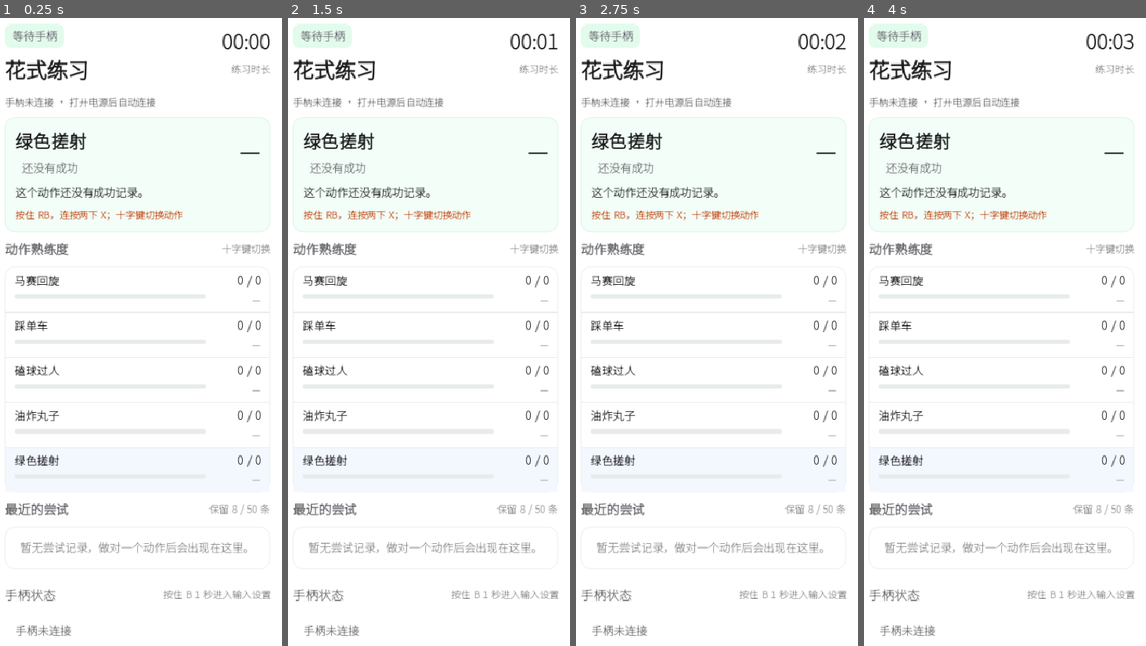
Above: before the commit, frames 1-4 (left to right).
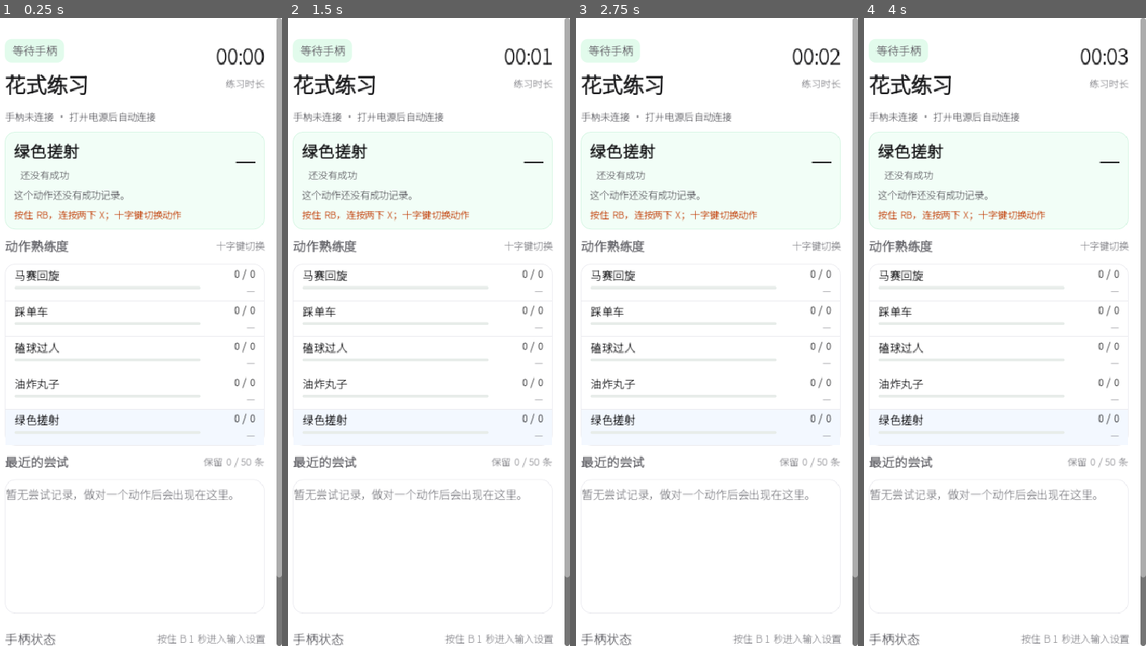
Above: after the commit, the same moments.

Repository: romejiang/fifa-trainer
Game: Godot game, scene res://src/ui/main.tscn
Same seed, same stepped clock (60 frames per second), same inputs: the game is played once before the commit and once after it.
Inputs (mouse positions are in pixels of both pictures, inside the frame that each line leads up to):
- Up to frame 1 (0.25 s): no input
- Up to frame 2 (1.5 s): tap Enter at 0.5 s; move the mouse to (488, 300) at 0.52 s; tap B at 0.6, 1.35 s; click (488, 300) at 0.67 s; tap Space at 1.25 s; move the mouse to (366, 363) at 1.27 s; hold A from 1.28 s (still down); click (366, 363) at 1.42 s
- Up to frame 3 (2.75 s): tap Enter at 2 s; move the mouse to (742, 193) at 2.02 s; release A at 2.03 s; tap B at 2.1 s; click (742, 193) at 2.17 s
- Up to frame 4 (4 s): tap Space at 2.75 s; move the mouse to (988, 457) at 2.77 s; tap B at 2.85, 3.6 s; click (988, 457) at 2.92 s; tap Enter at 3.5 s; move the mouse to (1089, 426) at 3.52 s; hold A from 3.53 s (still down); click (1089, 426) at 3.67 s

The runs differ from the first frame. In frame 1, 13% of the frame differs, in the area x 1-100%, y 0-100%; in frame 2, 13%; in frame 3, 13%; in frame 4, 13%.

Commit message:
feat(05): 主界面可滚动 + 最近尝试内部滚动 + 失败原因/颜色 + 摇杆指示器
- 外层 ScrollContainer 支持整页滑动；装饰卡片 mouse_filter=IGNORE，避免吞事件
- 最近尝试固定 50 条、卡内滚动；成功绿 / 失败红，失败行第二行显示原因
- 底部手柄状态卡补左右摇杆指示器（圆 + 十字 + 跟手点）
- 英雄卡与动作行高度压缩；保留 0/50 动态计数

Diff:
--- a/mobile/src/ui/home_screen.gd
+++ b/mobile/src/ui/home_screen.gd
@@ -22,7 +22,7 @@
 ## 10 Hz：够读清摇杆与计数，也不会让文本整形占满一帧。
 const REFRESH_SECONDS := 0.1
 ## 最近的尝试只保留最近 8 条（设计稿的「保留 8 / 50 条」）。
-const ATTEMPT_LIMIT := 8
+const ATTEMPT_LIMIT := 50
 ## 熟练度进度条的目标次数（设计稿的 10 次目标）。
 const SKILL_TARGET := 10
 ## 摇杆低于这个幅度算「回中」；与引擎的 IDLE_STICK 同值，便于人读。
@@ -56,6 +56,9 @@
 @onready var _attempts: VBoxContainer = %Attempts
 @onready var _pad: PanelContainer = %Pad
 @onready var _pad_text: Label = %PadText
+@onready var _attempts_hint: Label = %AttemptsHint
+@onready var _ls_stick: StickIndicator = %LsStick
+@onready var _rs_stick: StickIndicator = %RsStick
 
 var _runtime: GestureEngine = null
 var _buffer: PadStateBuffer = null
@@ -85,6 +88,7 @@
 var _attempt_times: Array[Label] = []
 var _attempt_names: Array[Label] = []
 var _attempt_ms: Array[Label] = []
+var _attempt_reasons: Array[Label] = []
 var _attempt_empty: Label = null
 
 
@@ -93,7 +97,7 @@
 class AttemptLog:
 	extends RefCounted
 
-	const LIMIT := 8
+	const LIMIT := 50
 
 	var rows: Array[Dictionary] = []
 	var shown_seq: int = 0
@@ -109,6 +113,7 @@
 			"ms": outcome.elapsed_ms,
 			"ok": outcome.ok,
 			"code": outcome.code,
+			"message": outcome.message,
 		})
 		while rows.size() > LIMIT:
 			rows.pop_back()
@@ -133,6 +138,39 @@
 		_hero_name.add_theme_font_override("font", bold)
 		%SkillsTitle.add_theme_font_override("font", bold)
 		%AttemptsTitle.add_theme_font_override("font", bold)
+	_configure_scrolling()
+
+
+## 卡片默认 `mouse_filter = STOP`，会吞掉拖拽事件，外层 ScrollContainer 就永远
+## 滚不动。把所有装饰性节点改成 IGNORE，只让内层「最近尝试」列表保留 STOP 自行滚动。
+func _configure_scrolling() -> void:
+	var scroll := get_node_or_null("Scroll")
+	if scroll == null:
+		return
+	var margin := scroll.get_node_or_null("Margin")
+	if margin == null:
+		return
+	_make_children_ignore(margin)
+
+
+func _make_children_ignore(node: Node) -> void:
+	for child in node.get_children():
+		if not (child is Control):
+			continue
+		if child.name == "AttemptsScroll":
+			child.mouse_filter = Control.MOUSE_FILTER_STOP
+			for sub in child.get_children():
+				_ignore_deep(sub)
+			continue
+		child.mouse_filter = Control.MOUSE_FILTER_IGNORE
+		_make_children_ignore(child)
+
+
+func _ignore_deep(node: Node) -> void:
+	if node is Control:
+		node.mouse_filter = Control.MOUSE_FILTER_IGNORE
+	for child in node.get_children():
+		_ignore_deep(child)
 
 
 ## 依赖唯一入口。组合根进入练习时调用；本屏不读设备、不推进判定。
@@ -253,6 +291,10 @@
 	_hero_state.add_theme_color_override("font_color", _hero_state_color(outcome))
 	_hero_ms.text = hero_ms_text(outcome)
 	_hero_tip.text = hero_tip_text(outcome)
+	if outcome == null:
+		_hero_tip.add_theme_color_override("font_color", COLOR_TEXT_2)
+	else:
+		_hero_tip.add_theme_color_override("font_color", COLOR_GREEN_DEEP if outcome.ok else COLOR_FAILURE)
 	_hero_hint.text = hint_for(skill, _layout)
 
 
@@ -286,10 +328,17 @@
 		_attempt_rows[index].visible = index < count
 	for index in count:
 		var entry: Dictionary = _log.rows[index]
+		var ok := bool(entry.get("ok", false))
 		_attempt_times[index].text = String(entry.get("time", ""))
 		_attempt_names[index].text = split_name(String(entry.get("skill", "")))[0]
 		_attempt_ms[index].text = "%d ms" % int(round(float(entry.get("ms", 0.0))))
+		_attempt_names[index].add_theme_color_override("font_color", COLOR_GREEN_DEEP if ok else COLOR_FAILURE)
+		_attempt_ms[index].add_theme_color_override("font_color", COLOR_GREEN_DEEP if ok else COLOR_FAILURE)
+		var reason := String(entry.get("message", ""))
+		_attempt_reasons[index].text = reason
+		_attempt_reasons[index].visible = not ok and not reason.is_empty()
 	_attempt_empty.visible = count == 0
+	_attempts_hint.text = "保留 %d / %d 条" % [count, ATTEMPT_LIMIT]
 
 
 ## 底部手柄状态卡：左/右摇杆当前原始值与连接状态。
@@ -300,6 +349,8 @@
 	if _buffer != null:
 		ls = Vector2(_buffer.axis_value(0), _buffer.axis_value(1))
 		rs = Vector2(_buffer.axis_value(2), _buffer.axis_value(3))
+	_ls_stick.set_value(ls)
+	_rs_stick.set_value(rs)
 	_pad_text.text = pad_text(connected, ls, rs)
 
 
@@ -326,13 +377,13 @@
 		box.add_theme_constant_override("separation", 10)
 		var main := VBoxContainer.new()
 		main.size_flags_horizontal = Control.SIZE_EXPAND_FILL
-		main.add_theme_constant_override("separation", 5)
+		main.add_theme_constant_override("separation", 1)
 		var name_label := Label.new()
 		name_label.add_theme_font_size_override("font_size", 15)
 		name_label.add_theme_color_override("font_color", COLOR_TEXT)
 		name_label.text_overrun_behavior = TextServer.OVERRUN_TRIM_ELLIPSIS
 		var bar := ProgressBar.new()
-		bar.custom_minimum_size = Vector2(0, 6)
+		bar.custom_minimum_size = Vector2(0, 4)
 		bar.max_value = float(SKILL_TARGET)
 		bar.show_percentage = false
 		bar.add_theme_stylebox_override("background", _bar_style(Color("#E7ECE9")))
@@ -341,11 +392,11 @@
 		side.custom_minimum_size = Vector2(64, 0)
 		side.add_theme_constant_override("separation", 1)
 		var ratio := Label.new()
-		ratio.add_theme_font_size_override("font_size", 15)
+		ratio.add_theme_font_size_override("font_size", 13)
 		ratio.add_theme_color_override("font_color", COLOR_TEXT)
 		ratio.horizontal_alignment = HORIZONTAL_ALIGNMENT_RIGHT
 		var recent := Label.new()
-		recent.add_theme_font_size_override("font_size", 13)
+		recent.add_theme_font_size_override("font_size", 12)
 		recent.add_theme_color_override("font_color", COLOR_TEXT_3)
 		recent.horizontal_alignment = HORIZONTAL_ALIGNMENT_RIGHT
 		main.add_child(name_label)
@@ -380,18 +431,20 @@
 	_attempt_empty.add_theme_color_override("font_color", COLOR_TEXT_3)
 	_attempt_empty.text = "暂无尝试记录，做对一个动作后会出现在这里。"
 	_attempt_empty.horizontal_alignment = HORIZONTAL_ALIGNMENT_CENTER
-	_attempt_empty.custom_minimum_size = Vector2(0, 56)
+	_attempt_empty.custom_minimum_size = Vector2(0, 40)
 	_attempt_empty.vertical_alignment = VERTICAL_ALIGNMENT_CENTER
 	_attempts.add_child(_attempt_empty)
 	for index in ATTEMPT_LIMIT:
 		var panel := PanelContainer.new()
 		panel.add_theme_stylebox_override("panel", _attempt_style(index == ATTEMPT_LIMIT - 1))
+		var box := VBoxContainer.new()
+		box.add_theme_constant_override("separation", 0)
 		var row := HBoxContainer.new()
-		row.add_theme_constant_override("separation", 10)
+		row.add_theme_constant_override("separation", 8)
 		var stamp := Label.new()
 		stamp.add_theme_font_size_override("font_size", 13)
 		stamp.add_theme_color_override("font_color", COLOR_TEXT_3)
-		stamp.custom_minimum_size = Vector2(84, 0)
+		stamp.custom_minimum_size = Vector2(72, 0)
 		var name_label := Label.new()
 		name_label.add_theme_font_size_override("font_size", 15)
 		name_label.add_theme_color_override("font_color", COLOR_TEXT)
@@ -401,15 +454,23 @@
 		ms.add_theme_font_size_override("font_size", 15)
 		ms.add_theme_color_override("font_color", COLOR_TEXT)
 		ms.horizontal_alignment = HORIZONTAL_ALIGNMENT_RIGHT
+		var reason := Label.new()
+		reason.add_theme_font_size_override("font_size", 12)
+		reason.add_theme_color_override("font_color", COLOR_FAILURE)
+		reason.text_overrun_behavior = TextServer.OVERRUN_TRIM_ELLIPSIS
+		reason.visible = false
 		row.add_child(stamp)
 		row.add_child(name_label)
 		row.add_child(ms)
-		panel.add_child(row)
+		box.add_child(row)
+		box.add_child(reason)
+		panel.add_child(box)
 		_attempts.add_child(panel)
 		_attempt_rows.append(panel)
 		_attempt_times.append(stamp)
 		_attempt_names.append(name_label)
 		_attempt_ms.append(ms)
+		_attempt_reasons.append(reason)
 
 
 func _row_style(focused: bool, first: bool, last: bool) -> StyleBoxFlat:
@@ -417,8 +478,8 @@
 	style.bg_color = COLOR_ROW_FOCUS if focused else Color(0, 0, 0, 0)
 	style.content_margin_left = 12.0
 	style.content_margin_right = 12.0
-	style.content_margin_top = 5.0
-	style.content_margin_bottom = 5.0
+	style.content_margin_top = 2.0
+	style.content_margin_bottom = 2.0
 	if not first:
 		style.border_width_top = 1
 		style.border_color = Color("#ECECF0")
@@ -429,8 +490,8 @@
 	var style := StyleBoxFlat.new()
 	style.content_margin_left = 12.0
 	style.content_margin_right = 12.0
-	style.content_margin_top = 3.0
-	style.content_margin_bottom = 3.0
+	style.content_margin_top = 2.0
+	style.content_margin_bottom = 2.0
 	if not last:
 		style.border_width_bottom = 1
 		style.border_color = Color("#ECECF0")
--- a/mobile/src/ui/home_screen.tscn
+++ b/mobile/src/ui/home_screen.tscn
@@ -1,6 +1,7 @@
-[gd_scene load_steps=6 format=3]
+[gd_scene load_steps=7 format=3]
 
 [ext_resource type="Script" path="res://src/ui/home_screen.gd" id="1_home"]
+[ext_resource type="Script" path="res://src/ui/stick_indicator.gd" id="2_stick"]
 
 [sub_resource type="StyleBoxFlat" id="StyleBoxFlat_card"]
 bg_color = Color(1, 1, 1, 1)
@@ -15,10 +16,10 @@
 corner_radius_bottom_left = 14
 
 [sub_resource type="StyleBoxFlat" id="StyleBoxFlat_hero"]
-content_margin_left = 14.0
-content_margin_top = 12.0
-content_margin_right = 14.0
-content_margin_bottom = 12.0
+content_margin_left = 12.0
+content_margin_top = 8.0
+content_margin_right = 12.0
+content_margin_bottom = 8.0
 bg_color = Color(0.94902, 0.996078, 0.968627, 1)
 border_width_left = 1
 border_width_top = 1
@@ -70,57 +71,63 @@
 grow_vertical = 2
 color = Color(1, 1, 1, 1)
 
-[node name="Margin" type="MarginContainer" parent="."]
+[node name="Scroll" type="ScrollContainer" parent="."]
 layout_mode = 1
 anchors_preset = 15
 anchor_right = 1.0
 anchor_bottom = 1.0
 grow_horizontal = 2
 grow_vertical = 2
+horizontal_scroll_mode = 0
+vertical_scroll_mode = 1
+
+[node name="Margin" type="MarginContainer" parent="Scroll"]
+layout_mode = 2
+size_flags_horizontal = 3
 theme_override_constants/margin_left = 16
 theme_override_constants/margin_top = 28
 theme_override_constants/margin_right = 16
 theme_override_constants/margin_bottom = 16
 
-[node name="Root" type="VBoxContainer" parent="Margin"]
-layout_mode = 2
-theme_override_constants/separation = 8
-
-[node name="Header" type="HBoxContainer" parent="Margin/Root"]
+[node name="Root" type="VBoxContainer" parent="Scroll/Margin"]
+layout_mode = 2
+theme_override_constants/separation = 8
+
+[node name="Header" type="HBoxContainer" parent="Scroll/Margin/Root"]
 layout_mode = 2
 theme_override_constants/separation = 12
 
-[node name="HeadMain" type="VBoxContainer" parent="Margin/Root/Header"]
+[node name="HeadMain" type="VBoxContainer" parent="Scroll/Margin/Root/Header"]
 layout_mode = 2
 size_flags_horizontal = 3
 theme_override_constants/separation = 6
 
-[node name="Status" type="PanelContainer" parent="Margin/Root/Header/HeadMain"]
+[node name="Status" type="PanelContainer" parent="Scroll/Margin/Root/Header/HeadMain"]
 unique_name_in_owner = true
 layout_mode = 2
 size_flags_horizontal = 0
 theme_override_styles/panel = SubResource("StyleBoxFlat_pill")
 
-[node name="StatusText" type="Label" parent="Margin/Root/Header/HeadMain/Status"]
+[node name="StatusText" type="Label" parent="Scroll/Margin/Root/Header/HeadMain/Status"]
 unique_name_in_owner = true
 layout_mode = 2
 theme_override_colors/font_color = Color(0.0235294, 0.419608, 0.164706, 1)
 theme_override_font_sizes/font_size = 15
 text = "训练中"
 
-[node name="Title" type="Label" parent="Margin/Root/Header/HeadMain"]
+[node name="Title" type="Label" parent="Scroll/Margin/Root/Header/HeadMain"]
 unique_name_in_owner = true
 layout_mode = 2
 theme_override_colors/font_color = Color(0.113725, 0.113725, 0.121569, 1)
 theme_override_font_sizes/font_size = 28
 text = "花式练习"
 
-[node name="TimerBlock" type="VBoxContainer" parent="Margin/Root/Header"]
+[node name="TimerBlock" type="VBoxContainer" parent="Scroll/Margin/Root/Header"]
 layout_mode = 2
 size_flags_horizontal = 8
 theme_override_constants/separation = 2
 
-[node name="Timer" type="Label" parent="Margin/Root/Header/TimerBlock"]
+[node name="Timer" type="Label" parent="Scroll/Margin/Root/Header/TimerBlock"]
 unique_name_in_owner = true
 layout_mode = 2
 theme_override_colors/font_color = Color(0.113725, 0.113725, 0.121569, 1)
@@ -128,51 +135,51 @@
 text = "00:00"
 horizontal_alignment = 2
 
-[node name="TimerLabel" type="Label" parent="Margin/Root/Header/TimerBlock"]
+[node name="TimerLabel" type="Label" parent="Scroll/Margin/Root/Header/TimerBlock"]
 layout_mode = 2
 theme_override_colors/font_color = Color(0.556863, 0.556863, 0.576471, 1)
 theme_override_font_sizes/font_size = 13
 text = "练习时长"
 horizontal_alignment = 2
 
-[node name="Device" type="Label" parent="Margin/Root"]
+[node name="Device" type="Label" parent="Scroll/Margin/Root"]
 unique_name_in_owner = true
 layout_mode = 2
 theme_override_colors/font_color = Color(0.431373, 0.431373, 0.45098, 1)
 theme_override_font_sizes/font_size = 13
 text = "手柄未连接 · 打开电源后自动连接"
 
-[node name="Hero" type="PanelContainer" parent="Margin/Root"]
+[node name="Hero" type="PanelContainer" parent="Scroll/Margin/Root"]
 unique_name_in_owner = true
 layout_mode = 2
 theme_override_styles/panel = SubResource("StyleBoxFlat_hero")
 
-[node name="HeroBox" type="VBoxContainer" parent="Margin/Root/Hero"]
-layout_mode = 2
-theme_override_constants/separation = 6
-
-[node name="HeroTop" type="HBoxContainer" parent="Margin/Root/Hero/HeroBox"]
+[node name="HeroBox" type="VBoxContainer" parent="Scroll/Margin/Root/Hero"]
+layout_mode = 2
+theme_override_constants/separation = 4
+
+[node name="HeroTop" type="HBoxContainer" parent="Scroll/Margin/Root/Hero/HeroBox"]
 layout_mode = 2
 theme_override_constants/separation = 10
 
-[node name="HeroId" type="VBoxContainer" parent="Margin/Root/Hero/HeroBox/HeroTop"]
+[node name="HeroId" type="VBoxContainer" parent="Scroll/Margin/Root/Hero/HeroBox/HeroTop"]
 layout_mode = 2
 size_flags_horizontal = 3
 theme_override_constants/separation = 2
 
-[node name="HeroName" type="Label" parent="Margin/Root/Hero/HeroBox/HeroTop/HeroId"]
+[node name="HeroName" type="Label" parent="Scroll/Margin/Root/Hero/HeroBox/HeroTop/HeroId"]
 unique_name_in_owner = true
 layout_mode = 2
 theme_override_colors/font_color = Color(0.113725, 0.113725, 0.121569, 1)
-theme_override_font_sizes/font_size = 24
+theme_override_font_sizes/font_size = 22
 text = "绿色搓射"
 text_overrun_behavior = 3
 
-[node name="HeroMeta" type="HBoxContainer" parent="Margin/Root/Hero/HeroBox/HeroTop/HeroId"]
-layout_mode = 2
-theme_override_constants/separation = 8
-
-[node name="HeroEn" type="Label" parent="Margin/Root/Hero/HeroBox/HeroTop/HeroId/HeroMeta"]
+[node name="HeroMeta" type="HBoxContainer" parent="Scroll/Margin/Root/Hero/HeroBox/HeroTop/HeroId"]
+layout_mode = 2
+theme_override_constants/separation = 8
+
+[node name="HeroEn" type="Label" parent="Scroll/Margin/Root/Hero/HeroBox/HeroTop/HeroId/HeroMeta"]
 unique_name_in_owner = true
 layout_mode = 2
 theme_override_colors/font_color = Color(0.556863, 0.556863, 0.576471, 1)
@@ -180,14 +187,14 @@
 text = "Green Finesse"
 text_overrun_behavior = 3
 
-[node name="HeroState" type="Label" parent="Margin/Root/Hero/HeroBox/HeroTop/HeroId/HeroMeta"]
+[node name="HeroState" type="Label" parent="Scroll/Margin/Root/Hero/HeroBox/HeroTop/HeroId/HeroMeta"]
 unique_name_in_owner = true
 layout_mode = 2
 theme_override_colors/font_color = Color(0.0235294, 0.419608, 0.164706, 1)
-theme_override_font_sizes/font_size = 15
+theme_override_font_sizes/font_size = 13
 text = "还没有成功"
 
-[node name="HeroMs" type="Label" parent="Margin/Root/Hero/HeroBox/HeroTop"]
+[node name="HeroMs" type="Label" parent="Scroll/Margin/Root/Hero/HeroBox/HeroTop"]
 unique_name_in_owner = true
 layout_mode = 2
 size_flags_horizontal = 8
@@ -196,15 +203,15 @@
 text = "—"
 horizontal_alignment = 2
 
-[node name="HeroTip" type="Label" parent="Margin/Root/Hero/HeroBox"]
+[node name="HeroTip" type="Label" parent="Scroll/Margin/Root/Hero/HeroBox"]
 unique_name_in_owner = true
 layout_mode = 2
 theme_override_colors/font_color = Color(0.172549, 0.172549, 0.180392, 1)
-theme_override_font_sizes/font_size = 15
+theme_override_font_sizes/font_size = 13
 text = "做对一个动作后，这里会显示识别结果。"
 autowrap_mode = 2
 
-[node name="HeroHint" type="Label" parent="Margin/Root/Hero/HeroBox"]
+[node name="HeroHint" type="Label" parent="Scroll/Margin/Root/Hero/HeroBox"]
 unique_name_in_owner = true
 layout_mode = 2
 theme_override_colors/font_color = Color(0.760784, 0.254902, 0.0470588, 1)
@@ -212,11 +219,11 @@
 text = "十字键上下切换动作"
 autowrap_mode = 2
 
-[node name="SkillsHead" type="HBoxContainer" parent="Margin/Root"]
-layout_mode = 2
-theme_override_constants/separation = 8
-
-[node name="SkillsTitle" type="Label" parent="Margin/Root/SkillsHead"]
+[node name="SkillsHead" type="HBoxContainer" parent="Scroll/Margin/Root"]
+layout_mode = 2
+theme_override_constants/separation = 8
+
+[node name="SkillsTitle" type="Label" parent="Scroll/Margin/Root/SkillsHead"]
 unique_name_in_owner = true
 layout_mode = 2
 size_flags_horizontal = 3
@@ -224,26 +231,26 @@
 theme_override_font_sizes/font_size = 17
 text = "动作熟练度"
 
-[node name="SkillsHint" type="Label" parent="Margin/Root/SkillsHead"]
+[node name="SkillsHint" type="Label" parent="Scroll/Margin/Root/SkillsHead"]
 layout_mode = 2
 theme_override_colors/font_color = Color(0.556863, 0.556863, 0.576471, 1)
 theme_override_font_sizes/font_size = 13
 text = "十字键切换"
 
-[node name="SkillsCard" type="PanelContainer" parent="Margin/Root"]
+[node name="SkillsCard" type="PanelContainer" parent="Scroll/Margin/Root"]
 layout_mode = 2
 theme_override_styles/panel = SubResource("StyleBoxFlat_card")
 
-[node name="Skills" type="VBoxContainer" parent="Margin/Root/SkillsCard"]
+[node name="Skills" type="VBoxContainer" parent="Scroll/Margin/Root/SkillsCard"]
 unique_name_in_owner = true
 layout_mode = 2
 theme_override_constants/separation = 0
 
-[node name="AttemptsHead" type="HBoxContainer" parent="Margin/Root"]
-layout_mode = 2
-theme_override_constants/separation = 8
-
-[node name="AttemptsTitle" type="Label" parent="Margin/Root/AttemptsHead"]
+[node name="AttemptsHead" type="HBoxContainer" parent="Scroll/Margin/Root"]
+layout_mode = 2
+theme_override_constants/separation = 8
+
+[node name="AttemptsTitle" type="Label" parent="Scroll/Margin/Root/AttemptsHead"]
 unique_name_in_owner = true
 layout_mode = 2
 size_flags_horizontal = 3
@@ -251,52 +258,77 @@
 theme_override_font_sizes/font_size = 17
 text = "最近的尝试"
 
-[node name="AttemptsHint" type="Label" parent="Margin/Root/AttemptsHead"]
+[node name="AttemptsHint" type="Label" parent="Scroll/Margin/Root/AttemptsHead"]
+unique_name_in_owner = true
 layout_mode = 2
 theme_override_colors/font_color = Color(0.556863, 0.556863, 0.576471, 1)
 theme_override_font_sizes/font_size = 13
 text = "保留 8 / 50 条"
 
-[node name="AttemptsCard" type="PanelContainer" parent="Margin/Root"]
+[node name="AttemptsCard" type="PanelContainer" parent="Scroll/Margin/Root"]
 layout_mode = 2
 theme_override_styles/panel = SubResource("StyleBoxFlat_card")
 
-[node name="Attempts" type="VBoxContainer" parent="Margin/Root/AttemptsCard"]
+[node name="AttemptsScroll" type="ScrollContainer" parent="Scroll/Margin/Root/AttemptsCard"]
+custom_minimum_size = Vector2(0, 180)
+layout_mode = 2
+horizontal_scroll_mode = 0
+vertical_scroll_mode = 1
+
+[node name="Attempts" type="VBoxContainer" parent="Scroll/Margin/Root/AttemptsCard/AttemptsScroll"]
 unique_name_in_owner = true
 layout_mode = 2
 theme_override_constants/separation = 0
 
-[node name="Spacer" type="Control" parent="Margin/Root"]
+[node name="Spacer" type="Control" parent="Scroll/Margin/Root"]
 custom_minimum_size = Vector2(0, 4)
 layout_mode = 2
 size_flags_vertical = 3
 
-[node name="PadHead" type="HBoxContainer" parent="Margin/Root"]
-layout_mode = 2
-theme_override_constants/separation = 8
-
-[node name="PadTitle" type="Label" parent="Margin/Root/PadHead"]
+[node name="PadHead" type="HBoxContainer" parent="Scroll/Margin/Root"]
+layout_mode = 2
+theme_override_constants/separation = 8
+
+[node name="PadTitle" type="Label" parent="Scroll/Margin/Root/PadHead"]
 layout_mode = 2
 size_flags_horizontal = 3
 theme_override_colors/font_color = Color(0.431373, 0.431373, 0.45098, 1)
 theme_override_font_sizes/font_size = 17
 text = "手柄状态"
 
-[node name="PadHint" type="Label" parent="Margin/Root/PadHead"]
+[node name="PadHint" type="Label" parent="Scroll/Margin/Root/PadHead"]
 layout_mode = 2
 theme_override_colors/font_color = Color(0.556863, 0.556863, 0.576471, 1)
 theme_override_font_sizes/font_size = 13
 text = "按住 B 1 秒进入输入设置"
 
-[node name="Pad" type="PanelContainer" parent="Margin/Root"]
+[node name="Pad" type="PanelContainer" parent="Scroll/Margin/Root"]
 unique_name_in_owner = true
 layout_mode = 2
 theme_override_styles/panel = SubResource("StyleBoxFlat_pad")
 
-[node name="PadText" type="Label" parent="Margin/Root/Pad"]
+[node name="PadRow" type="HBoxContainer" parent="Scroll/Margin/Root/Pad"]
+layout_mode = 2
+theme_override_constants/separation = 12
+
+[node name="PadText" type="Label" parent="Scroll/Margin/Root/Pad/PadRow"]
 unique_name_in_owner = true
 layout_mode = 2
 theme_override_colors/font_color = Color(0.431373, 0.431373, 0.45098, 1)
 theme_override_font_sizes/font_size = 15
 text = "手柄未连接"
 autowrap_mode = 2
+size_flags_horizontal = 3
+size_flags_vertical = 4
+
+[node name="LsStick" type="Control" parent="Scroll/Margin/Root/Pad/PadRow"]
+unique_name_in_owner = true
+custom_minimum_size = Vector2(52, 52)
+layout_mode = 2
+script = ExtResource("2_stick")
+
+[node name="RsStick" type="Control" parent="Scroll/Margin/Root/Pad/PadRow"]
+unique_name_in_owner = true
+custom_minimum_size = Vector2(52, 52)
+layout_mode = 2
+script = ExtResource("2_stick")
--- /dev/null
+++ b/mobile/src/ui/stick_indicator.gd
@@ -0,0 +1,37 @@
+## 手柄摇杆指示器：一个圆 + 十字准星 + 跟手的小点。
+##
+## 只负责画，不读设备；`set_value()` 由 HomeScreen 每帧调用。坐标是已归一化的
+## SDL 约定（x 右正、y 下正），所以小点位置可以直接映射到圆心 + value * 半径。
+class_name StickIndicator
+extends Control
+
+## 当前摇杆值，范围 [-1, 1]。零 = 回中。
+var _value := Vector2.ZERO
+## 小点半径（像素）。
+const DOT_RADIUS := 5.0
+
+
+func set_value(value: Vector2) -> void:
+	var clamped := Vector2(clampf(value.x, -1.0, 1.0), clampf(value.y, -1.0, 1.0))
+	if clamped.is_equal_approx(_value):
+		return
+	_value = clamped
+	queue_redraw()
+
+
+func _draw() -> void:
+	var center := size * 0.5
+	var radius := minf(size.x, size.y) * 0.5 - 2.0
+	if radius <= 0.0:
+		return
+	draw_circle(center, radius, Color("#FAFAFC"))
+	draw_arc(center, radius, 0.0, TAU, 64, Color("#DCDCE2"), 1.2, true)
+	draw_arc(center, radius * 0.68, 0.0, TAU, 48, Color("#E6E6EB"), 1.0, true)
+	draw_line(center + Vector2(-radius, 0), center + Vector2(radius, 0), Color("#D3D3DA"), 1.2, true)
+	draw_line(center + Vector2(0, -radius), center + Vector2(0, radius), Color("#D3D3DA"), 1.2, true)
+	draw_line(center + Vector2(0, -radius * 0.72), center + Vector2(0, -radius * 0.28),
+		Color("#B9B9C1"), 1.8, true)
+	var dot := center + Vector2(_value.x, _value.y) * (radius * 0.62)
+	draw_circle(dot, DOT_RADIUS, Color("#FFFFFF"))
+	draw_arc(dot, DOT_RADIUS, 0.0, TAU, 24, Color("#1D1D1F"), 1.2, true)
+	draw_circle(dot, 2.0, Color(0.11, 0.11, 0.12, 0.55))
--- a/mobile/tests/unit/test_home_screen.gd
+++ b/mobile/tests/unit/test_home_screen.gd
@@ -6,7 +6,7 @@
 ##   1. 英雄卡文案：成功 / 失败 / 无判定三种状态下，状态词、毫秒位与提示行是否
 ##      只取 `Outcome` 的字段，而不是在本屏重拼原因；
 ##   2. 动作熟练度：`成功 / 尝试` 与 `hits / 10` 进度条的值是否正确（含上限）；
-##   3. 最近尝试：最多 8 条、新结果在前、同一 `seq` 只进一次；
+##   3. 最近尝试：最多 50 条、新结果在前、同一 `seq` 只进一次；
 ##   4. 交互与接线的源码结构：十字键焦点不回绕、`pop_outcomes()` 只有一个 drain
 ##      点、日志写在刷新显示之前、`main.gd` 不再 drain、首启不再显示输入设置页。
 ##
@@ -106,23 +106,23 @@
 		"LB 在 PlayStation 布局必须写成 L1")
 
 
-## 4. 最近尝试：8 条上限、新结果在前、同 seq 去重、clear 归零。
+## 4. 最近尝试：50 条上限、新结果在前、同 seq 去重、clear 归零。
 func _check_attempts(r) -> void:
 	var log = HOME_SCRIPT.AttemptLog.new()
 	var pushed := 0
-	for index in 10:
+	for index in 60:
 		if log.push(_outcome(index + 1, true, "动作%d" % (index + 1), float(100 + index), "", ""), "02:20:%02d" % index):
 			pushed += 1
-	r.check(pushed == 10, "10 条全新结果必须全部被接收（实际 %d）" % pushed)
-	r.check(log.rows.size() == 8,
-		"最近尝试必须只保留 8 条（实际 %d）" % log.rows.size())
-	r.check(String(log.rows[0]["skill"]) == "动作10",
+	r.check(pushed == 60, "60 条全新结果必须全部被接收（实际 %d）" % pushed)
+	r.check(log.rows.size() == 50,
+		"最近尝试必须只保留 50 条（实际 %d）" % log.rows.size())
+	r.check(String(log.rows[0]["skill"]) == "动作60",
 		"最新一条必须在最前（实际 %s）" % String(log.rows[0]["skill"]))
-	r.check(String(log.rows[7]["skill"]) == "动作3",
-		"第 8 条必须是最旧保留的那条（实际 %s）" % String(log.rows[7]["skill"]))
-	r.check(not log.push(_outcome(10, true, "重复", 1.0, "", ""), "02:20:59"),
+	r.check(String(log.rows[49]["skill"]) == "动作11",
+		"第 50 条必须是最旧保留的那条（实际 %s）" % String(log.rows[49]["skill"]))
+	r.check(not log.push(_outcome(60, true, "重复", 1.0, "", ""), "02:20:59"),
 		"同一 seq 必须被拒绝")
-	r.check(log.rows.size() == 8, "同 seq 被拒后条数不得变化")
+	r.check(log.rows.size() == 50, "同 seq 被拒后条数不得变化")
 	r.check(not log.push(_outcome(5, true, "更旧", 1.0, "", ""), "02:21:00"),
 		"更小的 seq 必须被拒绝（序号单调）")
 	log.clear()
Binary file changed: mobile/assets/fonts/NotoSansSC-Subset.ttf
Not shown, changed: mobile/assets/fonts/required_glyphs.txt
Not shown, added: mobile/src/ui/stick_indicator.gd.uid
